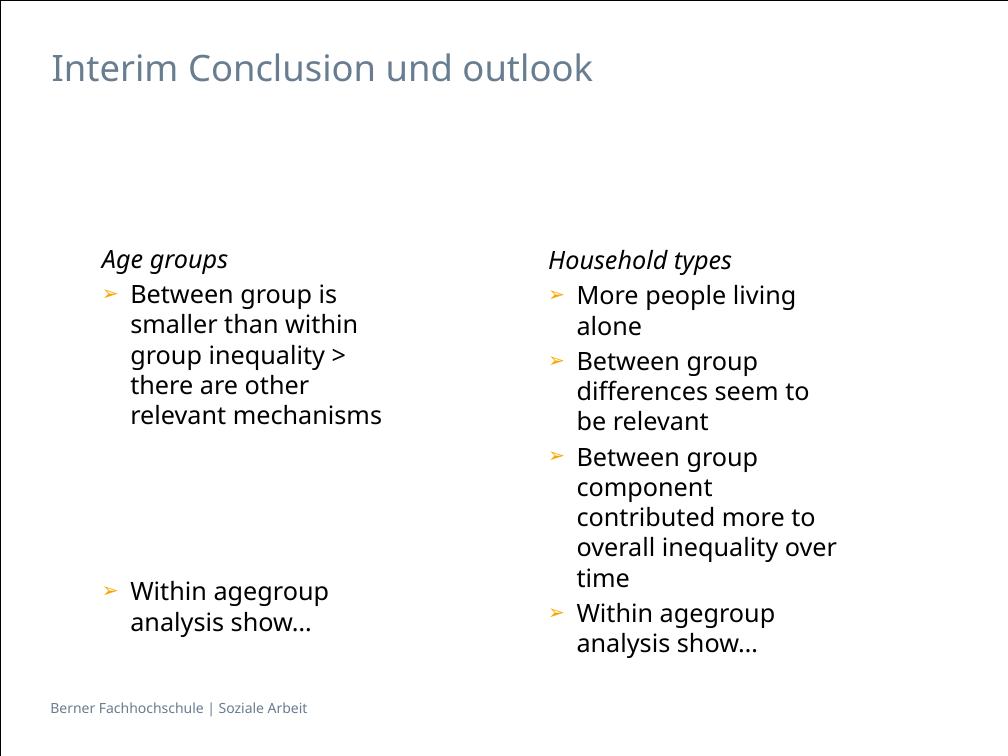
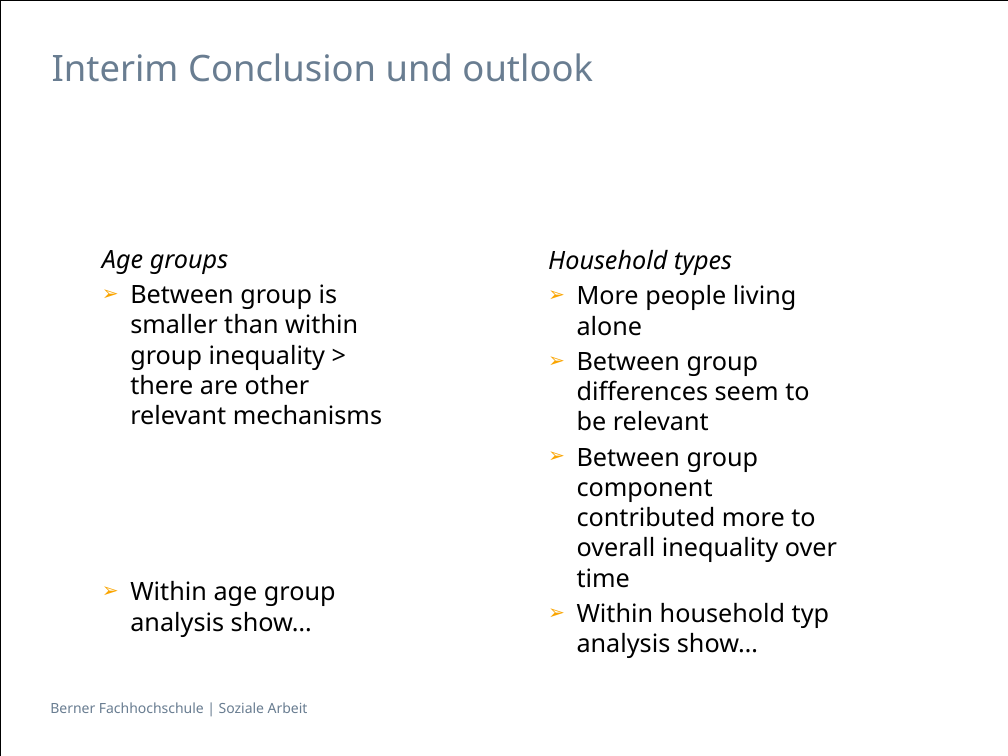
Before and after one commit to hackstutz/neuchatel, a slide deck: slide 15 of presentation/Inequality by Demographic Factors_V3.pptx. Drawn at 1008x756 pixels with LibreOffice and Linux fonts; fonts in the diff are those of the drawing. Boxes give left, top, right and bottom in pixels: in the first picture for what was removed or moved away, otherwise in the second. Text is boxed around its words. In the diff, an @@ line names an element or a change of style, - is before the commit and + after.

Commit message:
presentation

```diff
--- a/presentation/Inequality by Demographic Factors_V3.pptx
+++ b/presentation/Inequality by Demographic Factors_V3.pptx
@@ text at (130,581,336,637): spaces changed @@
-  ➢ Within agegroup analysis show…
+  ➢ Within age group analysis show…
@@ text at (577,603,829,658): text changed @@
-  ➢ Within agegroup analysis show…
+  ➢ Within household typ analysis show…
```
Also in this commit, not shown: 2 other slides changed.
